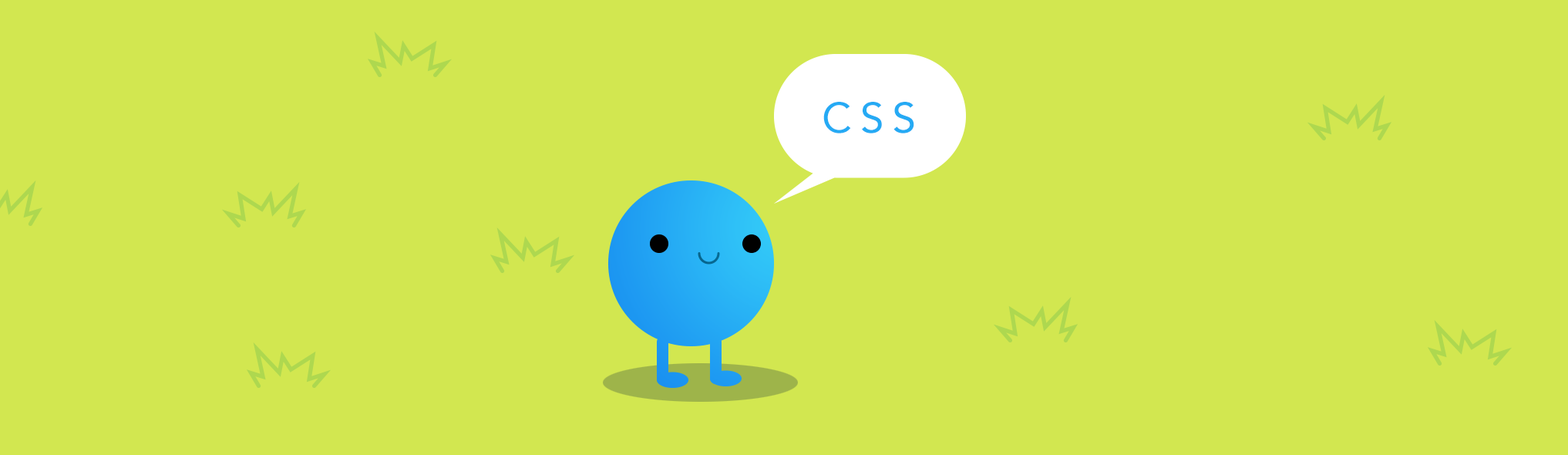
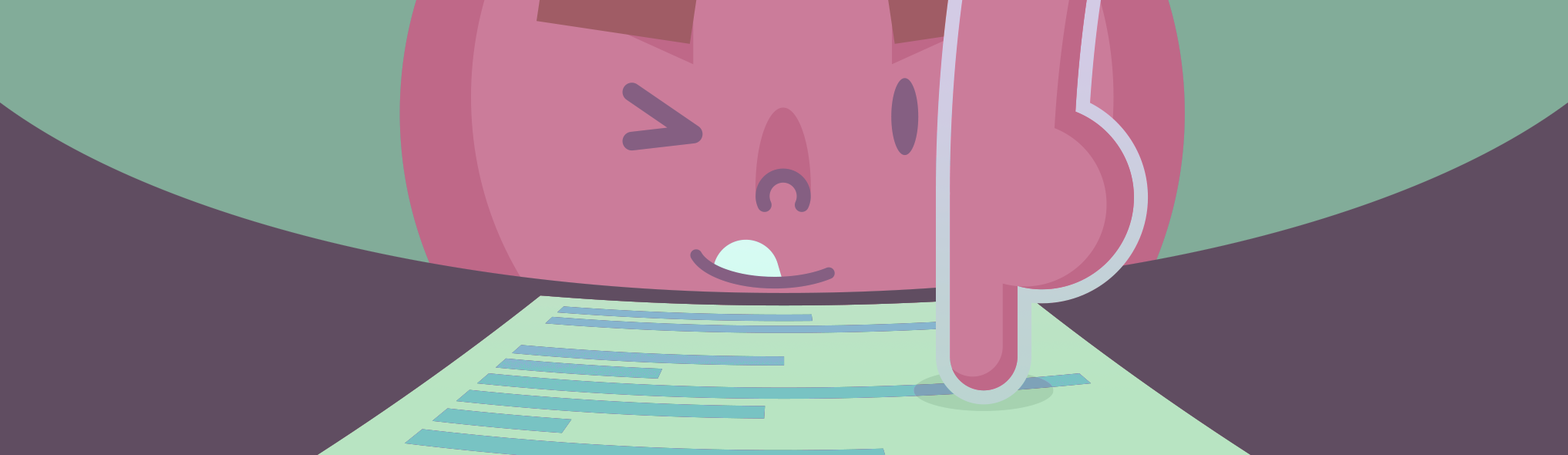
Layers edited between the first and the second 1568px x 455px image:
removed group "Grupo 1" (4 layers) over 602, 53, 966, 402
removed layer "CSS" from group "Grupo 1" over 823, 101, 915, 134
"Capa 1": opacity 25% → 20%, blend normal → darker color, moved it out of group "Grupo 1", painted on it over 0, 0, 1568, 455
removed layer "Capa 2 copia 7" (was multiply, 20%) over 0, 180, 43, 226
removed layer "Capa 2 copia 6" (was multiply, 20%) over 1427, 319, 1512, 366
removed layer "Capa 2 copia 5" (was multiply, 20%) over 222, 181, 307, 228
removed layer "Capa 2 copia 4" (was multiply, 20%) over 993, 296, 1078, 343
removed layer "Capa 2 copia 3" (was multiply, 20%) over 367, 31, 452, 78
removed layer "Capa 2 copia 2" (was multiply, 20%) over 1307, 94, 1392, 141
removed layer "Capa 2 copia" (was multiply, 20%) over 490, 227, 575, 273
removed layer "Capa 2" (was multiply, 20%) over 246, 342, 331, 388
moved "Objeto inteligente vectorial" out of group "Grupo 1", painted on it over 0, 0, 1568, 455
removed layer "Objeto inteligente vectorial" (2nd of 2, in "Grupo 1") from group "Grupo 1" over 608, 180, 774, 388
painted on "Fondo" over 0, 0, 1568, 455
